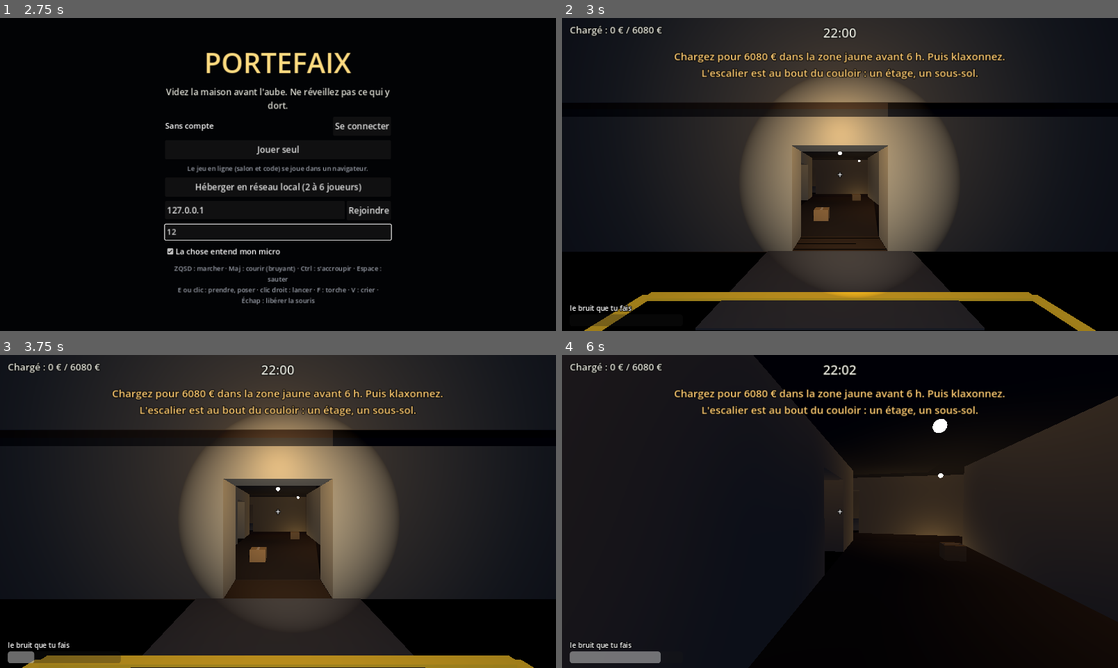
Above: before the commit, frames 1-4 (two rows, left to right).
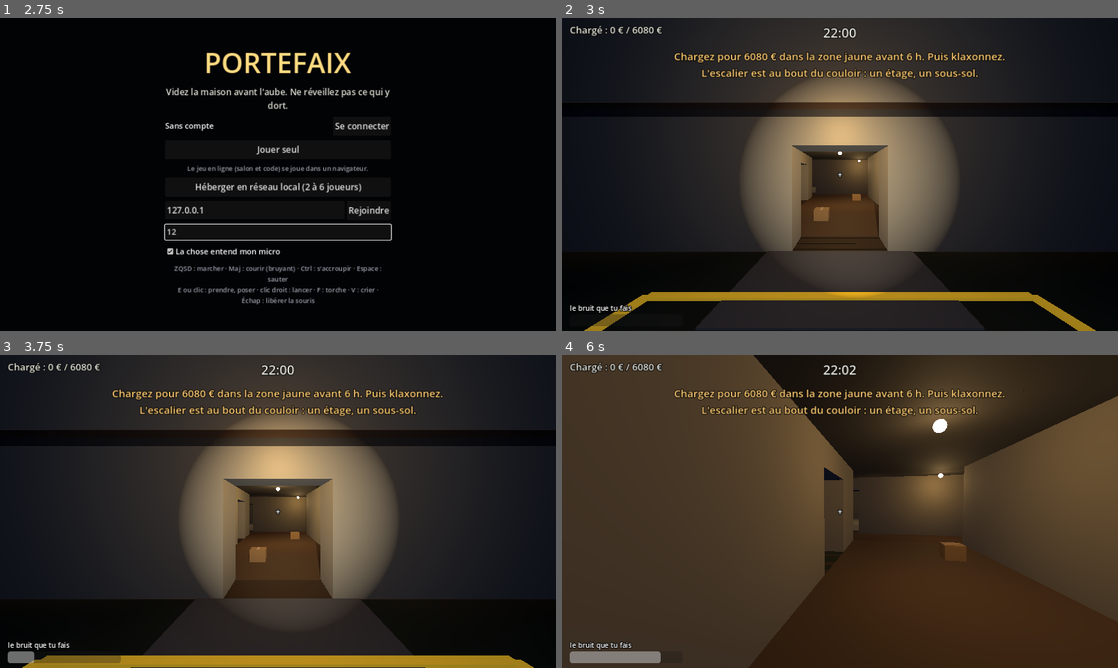
Above: after the commit, the same moments.

Repository: stonevalleyoff-ai/Portefaix
Game: Godot game, scene res://scenes/principal.tscn
Same seed, same stepped clock (60 frames per second), same inputs: the game is played once before the commit and once after it.
Inputs (mouse positions are in pixels of both pictures, inside the frame that each line leads up to):
- Up to frame 1 (2.75 s): click (278, 136) at 0.52 s; type "12" at 0.6 s; click (278, 155) at 0.75 s; type "12" at 0.83 s; click "Jouer sans compte" at 1.25 s; click (278, 230) at 2.02 s; type "12" at 2.1 s
- Up to frame 2 (3 s): click "Jouer seul" at 2.75 s
- Up to frame 3 (3.75 s): tap Enter at 3.5 s; move the mouse to (305, 511) at 3.52 s; hold W from 3.53 s (still down); tap E at 3.6 s; click (305, 511) at 3.67 s
- Up to frame 4 (6 s): keep holding W; tap Space at 3.77, 4.52 s; move the mouse to (812, 511) at 4.27 s; tap F at 4.35 s; move the mouse to (851, 505) at 5.02 s; tap V at 5.1 s; move the mouse to (834, 517) at 5.77 s; tap Ctrl at 5.85 s; click (834, 517) at 5.92 s

Frame 1 is identical in both runs. In frame 2, 2.9% of the frame differs, in the area x 43-74%, y 27-75%; in frame 3, 3.6%; in frame 4, 91%, in the area x 0-100%, y 0-100%.

Commit message:
Près de l'escalier, l'écran ne s'éteint plus
La maison à trois niveaux compte plus de lampes que le moteur n'en dessine à la fois
(32), et près de la cage d'escalier les meubles des trois niveaux s'affichaient d'un
coup. Désormais seules les lampes du niveau où l'on est sont allumées ; près de la
cage, celles et les meubles des autres niveaux qui l'entourent, pas plus.

Co-Authored-By: Claude Fable 5.2 <noreply@anthropic.com>
Claude-Session: https://claude.ai/code/session_0113xcVadwGKGBhLJGRbtKZF

Diff:
--- a/scripts/essai.gd
+++ b/scripts/essai.gd
@@ -1042,6 +1042,23 @@
 	moi.global_position = Vector3(3.0, -H + 0.05, m.cage.position.y + 2.0)
 	jeu._niveler()
 	verif(not lit.visible, "d'en bas, loin de l'escalier, on ne dessine plus les meubles de l'étage")
+	# les lampes : jamais plus qu'une vingtaine d'allumées à la fois, où qu'on soit (le moteur n'en dessine qu'une trentaine)
+	var pire := 0
+	var eclaire := true
+	for n in m.niveaux:
+		for x: float in [3.0, m.cage.position.x - 3.0, m.cage.position.x + 1.0, m.cage.end.x - 1.0]:
+			moi.global_position = Vector3(x, m.y_de(n) + 0.05, m.cage.position.y + 2.0)
+			jeu._niveler()
+			var allumees := 0
+			var ici := 0
+			for l in m.lampes:
+				if l.lumiere.visible:
+					allumees += 1
+					if l.niveau == n:
+						ici += 1
+			pire = maxi(pire, allumees)
+			eclaire = eclaire and ici >= 5
+	verif(m.lampes.size() > 32 and pire <= 24 and eclaire, "la maison a %d lampes ; à chaque niveau, près ou loin de l'escalier, pas plus de %d ne sont allumées à la fois, dont toutes celles du niveau" % [m.lampes.size(), pire])
 	# un carton lâché en haut des marches : il les dévale
 	var carton = _trouver("carton")
 	_mettre(carton, monte.haut + Vector3(-1.6, 0.5, 0.0))
--- a/scripts/maison.gd
+++ b/scripts/maison.gd
@@ -75,6 +75,8 @@
 var _antre_n := 0
 var fixes: Array = []             # la place au sol de ce qui tient à la maison (une baignoire, un plan de travail)
 var fixes_n: Array = []           # et le niveau de chacun
+var _vu_n := 0                     # d'où le joueur regarde : son niveau, et s'il est près de la cage
+var _vu_pres := false
 var _couche := 1                  # la couche de ce qu'on bâtit : les lampes d'un niveau n'éclairent que lui
 var _mats := {}
 
@@ -563,10 +565,28 @@
 
 # --- ce que le chat peut faire à la maison ---
 
+# près de la cage d'escalier (à moins de tant de mètres), on voit un peu des autres niveaux : leurs lampes et leurs meubles de là
+const VUE_CAGE := 7.0
+const AUTOUR_CAGE := 9.0
+
+# voit-on ce point, d'où l'on est ? Ce qui est à son niveau, toujours ; d'un autre, seulement autour de la cage, quand on en est près
+func en_vue(p: Vector3, n: int) -> bool:
+	return n == _vu_n or (_vu_pres and Rect2(cage).grow(AUTOUR_CAGE).has_point(Vector2(p.x, p.z)))
+
+
+# le joueur est à ce niveau, à cet endroit : n'allumer que les lampes qu'il peut voir (le moteur n'en dessine qu'une trentaine à la fois,
+# et un téléphone bien moins sans peine ; au-delà, l'écran s'éteint)
+func regarder_de(p: Vector3) -> void:
+	_vu_n = niveau_de(p.y)
+	_vu_pres = cage.size.x > 0 and Rect2(cage).grow(VUE_CAGE).has_point(Vector2(p.x, p.z))
+	for l in lampes:
+		l.lumiere.visible = eclairee and en_vue(l.lumiere.position, l.niveau)
+
+
 func lumieres(oui: bool) -> void:
 	eclairee = oui
 	for l in lampes:
-		l.lumiere.visible = oui
+		l.lumiere.visible = oui and en_vue(l.lumiere.position, l.niveau)
 		l.ampoule.material_override = mat(Color(1.0, 0.85, 0.55), 2.5) if oui else mat(Color(0.12, 0.11, 0.1))
 
 
@@ -827,7 +847,7 @@
 	a.material_override = mat(Color(1.0, 0.85, 0.55), 2.5)
 	a.layers = couche(n)
 	add_child(a)
-	lampes.append({"lumiere": l, "ampoule": a})
+	lampes.append({"lumiere": l, "ampoule": a, "niveau": n})
 
 
 func _camion() -> void:
--- a/scripts/principal.gd
+++ b/scripts/principal.gd
@@ -975,16 +975,15 @@
 
 
 # À chaque niveau ses lampes : ce qui bouge (les meubles, les porteurs, le fantôme) passe sur la couche du niveau où il est, pour n'être
-# éclairé que par elles. Et l'on ne dessine pas les meubles des autres niveaux, sauf près de l'escalier, d'où on les voit.
+# éclairé que par elles. Et l'on n'allume ni ne dessine ce qui est aux autres niveaux, sauf autour de l'escalier quand on en est près.
 func _niveler() -> void:
 	if maison.niveaux.size() < 2:
 		return
-	var mien: int = maison.niveau_de(moi.global_position.y)
-	var pres: bool = Rect2(maison.cage).grow(7.0).has_point(Vector2(moi.global_position.x, moi.global_position.z))
+	maison.regarder_de(moi.global_position)
 	for o in objets.values():
 		var n: int = maison.niveau_de(o.global_position.y)
 		_coucher(o, n)
-		o.visible = n == mien or pres or not o.porteurs.is_empty()
+		o.visible = maison.en_vue(o.global_position, n) or not o.porteurs.is_empty()
 	for j in joueurs.values():
 		_coucher(j, maison.niveau_de(j.global_position.y))
 	_coucher(chose, maison.niveau_de(chose.global_position.y))
